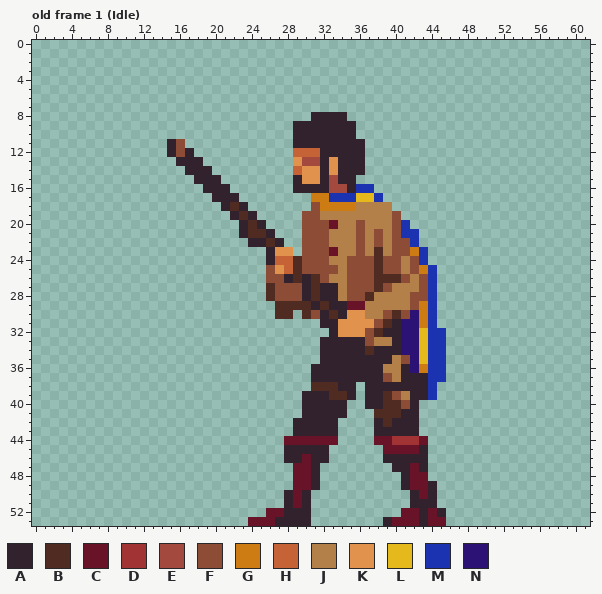
Pixel-art file: Assets/ASE/Players/Soldier/Soldier.ase. This is how it looked before the edit.
62x54 pixels, 20 frames. Shown: old frame 1 (Idle). The commit also changed other frames, which this record leaves out.
Visible layers, top first: "Arm", "body", "Cape".
Palette (. is transparent): A #32222e  B #4f2b22  C #691328  D #a13335  E #a4493e  F #8c4c35  G #cd7b13  H #c56336  J #b3804a  K #e1924d  L #e5b91b  M #1c33b1  N #2c1275
Pixels before, old frame 1 (Idle) (only the part around the change), first column x 0:
 0 ...........................................................
 1 ...........................................................
 2 ...........................................................
 3 ...........................................................
 4 ...........................................................
 5 ...........................................................
 6 ...........................................................
 7 ...........................................................
 8 ...............................AAAA........................
 9 .............................AAAAAAA.......................
10 .............................AAAAAAA.......................
11 ...............AF............AAAAAAAA......................
12 ...............AFA...........HHHAAAAA......................
13 ................AAA..........KEEAKAAA......................
14 .................AAA.........HKKAKAAA......................
15 ..................AAA........AKKAEAA.......................
16 ...................AAA.......AAAAEEAMM.....................
17 ....................AAA........GGMMMLLM....................
18 .....................ABA.......FGGGGJJJJ...................
19 ......................ABA.....FFJJJJJJJJF..................
20 .......................ABA....FFFCJJFJJJFM.................
21 .......................ABBA...FFFJJJFJFJFMM................
22 ........................AABA..FFFJJJFJFJFFM................
23 ..........................AKK.FFFCJJFJBJFFGM...............
24 ..........................AHHBFFFJJFFFBFFJFM...............
25 ..........................FKHBFFFFJFFFBFFJFGM..............
26 ..........................FFABABFJJFFFBBBFJFM..............
27 ..........................BFFFABAAJFFFBFJJJFM..............
28 ..........................BFFFABAAJFFBJJJJFFM..............
29 ...........................BBBBABAACCJJJJJFGM..............
30 ...........................BB.BFABAKKJJFBFNGM..............
31 ................................AAKKKKFBANNGM..............
32 .................................AKKKFBAANNLMM.............
33 ................................AAAAAFJJANNLMM.............
34 ................................AAAAABAAANNLMM.............
35 ................................AAAAAAAAJFNLMM.............
36 ...............................AAAAAAAAJJANGMM.............
37 ...............................AAAAAAAAFJAAAMM.............
38 ...............................BBBAA.AAAAAAAM..............
39 ..............................AAABBA.AABFJAAM..............
40 ..............................AAAAA..AABBFA................
41 ..............................AAAAA...BBBAA................
42 .............................AAAAA....ABAAA................
43 .............................AAAAA....AAAAA................
44 ............................CCCCCC....CCDDDC...............
45 ............................AAAAA......CCCCA...............
46 ............................AACAA......AAAAA...............
47 .............................CCA........AACA...............
48 .............................CCA.........ACC...............
49 .............................CCA.........ACCA..............
50 ............................ACA...........ACA..............
51 ............................ACA...........AAA..............
After:
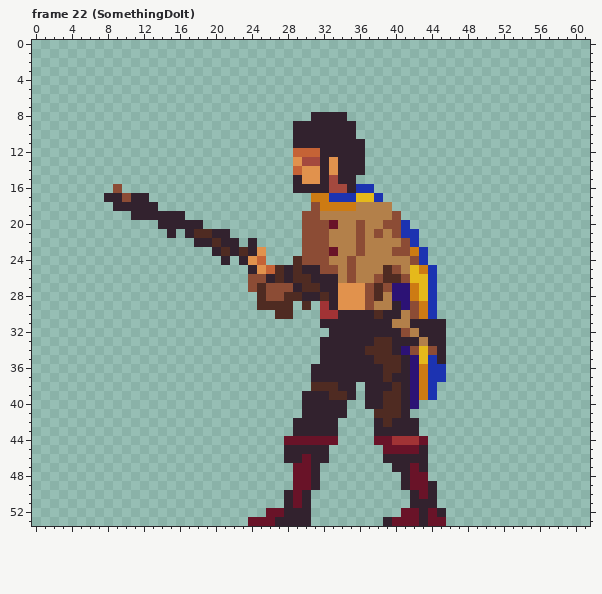
A new or re-ordered frame is compared with the old frame closest to it.
The edit:
frames 20 -> 25
Changed rows in their new state; - is an unchanged pixel.
Frame 22 (SomethingDoIt) is new; against old frame 1 (Idle), layer "Arm":
first column x 8:
11 -------..-----------------------------
12 -------...----------------------------
13 --------...---------------------------
14 ---------...--------------------------
15 ----------...-------------------------
16 -F---------...------------------------
17 AAFAA-------...-----------------------
18 -AAAAA-------...----------------------
19 ---AAAAAA-----...---------------------
20 ------AAAAA----...-------------F------
21 -------A-ABBAA-....-------------------
22 ----------AABAA--...----------J-J-----
23 ------------ABABAK...---------J-------
24 -------------A-AKH...-------JJJJJ-----
25 ----------------AKHBA-AA----JJJB--L---
26 ----------------FFAB--BAAA--JJF---LL--
27 ----------------FBF--AB---KKK---NNGL--
28 -----------------BF-BB-AB-KKKFB-NNGL--
29 -----------------BB--.-.D-KKKF--AN----
30 ----------------------..DD-AAABAAJF---
31 --------------------------AAAAAAJJAAAA
32 --------------------------AAAAA--FJAAA
33 -----------------------------ABB-AAJAA
34 ------------------------------BB--F-FA
35 ------------------------------BBBA---A
36 -------------------------------BB-----
37 -------------------------------BA-NG--
38 --------------------------------B-NG--
39 --------------------------------BANG--
40 ---------------------------------AN---
41 ----------------------------------.---
